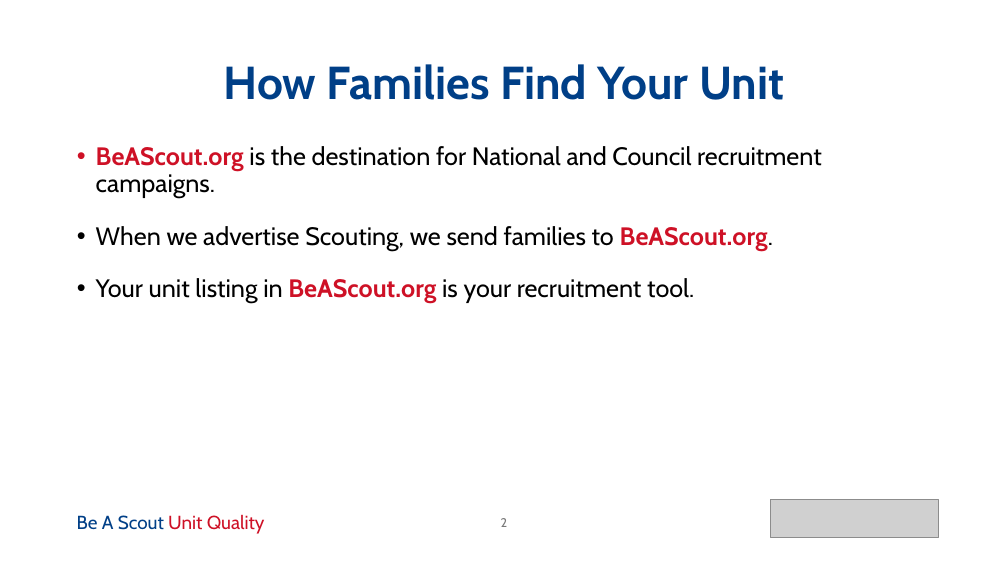
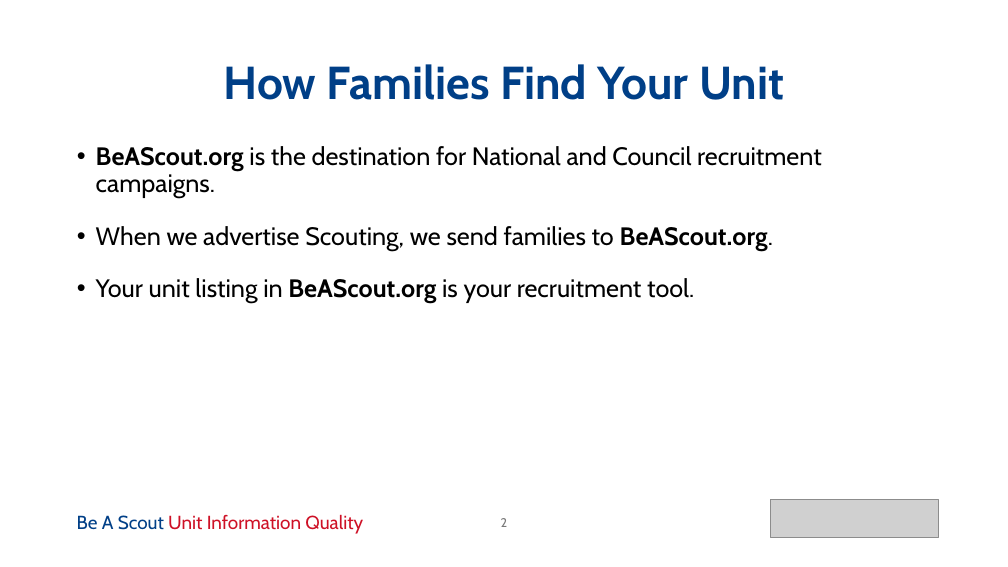
Before and after one commit to iwolf81/beascout, a slide deck: slide 2 of docs/BeAScout_Roundtable_Presentation_13Oct2025.pptx. Drawn at 1008x567 pixels with LibreOffice and Linux fonts; fonts in the diff are those of the drawing; grey boxes stand for pictures. Boxes give left, top, right and bottom in pixels: in the first picture for what was removed or moved away, otherwise in the second. Text is boxed around its words. In the diff, an @@ line names an element or a change of style, - is before the commit and + after.

Commit message:
Update BeAScout Roundtable presentation with post-presentation feedback
- Incorporates feedback from October 13, 2025 roundtable presentation
- Replaces original with improved version based on audience input

```diff
--- a/docs/BeAScout_Roundtable_Presentation_13Oct2025.pptx
+++ b/docs/BeAScout_Roundtable_Presentation_13Oct2025.pptx
@@ text "BeAScout.org is the destination for ..." at (96, 146, 822, 303): text colour #CE1126 to #000000 in "BeAScout.org", "BeAScout.org.", "BeAScout.org" @@
@@ text at (77, 514, 363, 534): text changed @@
-Be A Scout Unit Quality
+Be A Scout Unit Information Quality
```
Also in this commit, not shown: 11 other slides changed.
